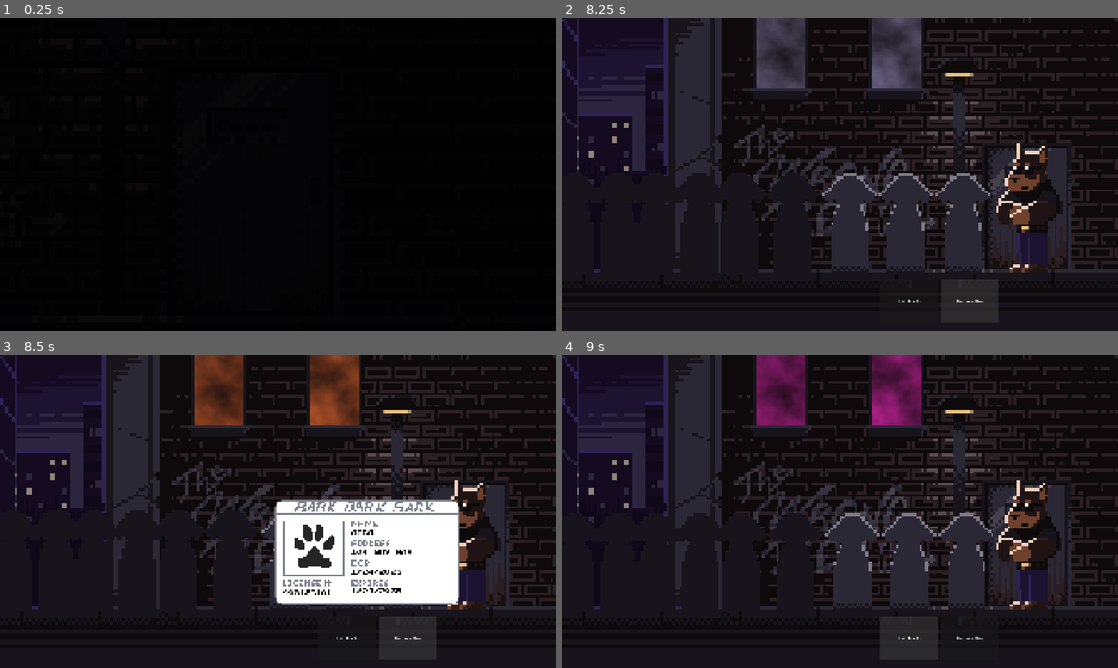
Above: before the commit, frames 1-4 (two rows, left to right).
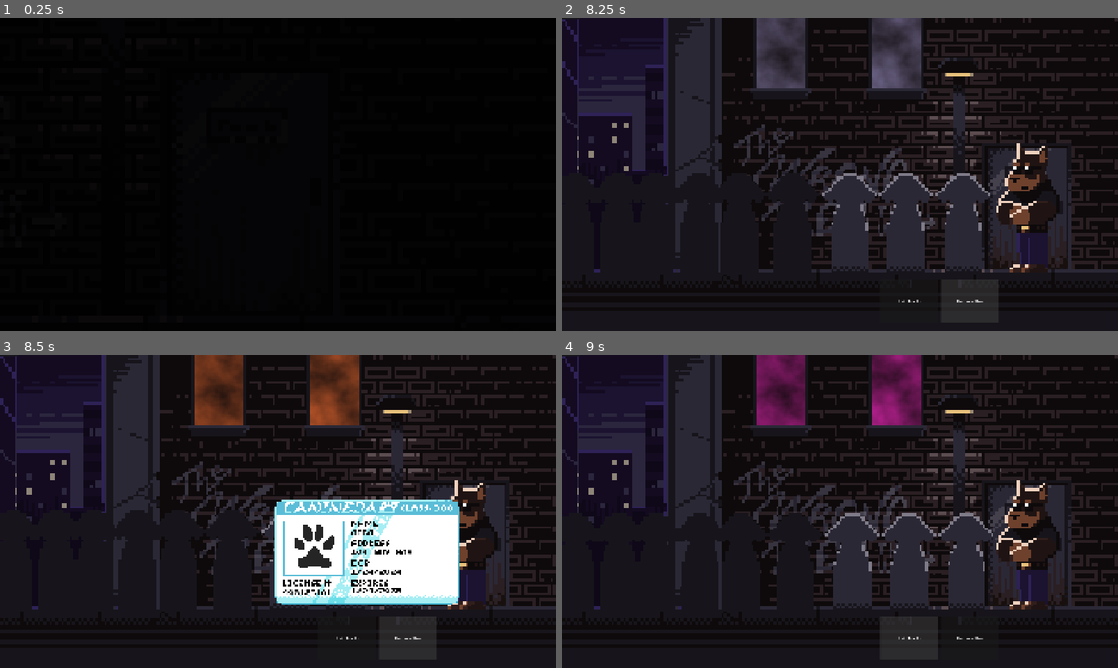
Above: after the commit, the same moments.

Repository: benjamin051000/ruff-night-out
Game: Godot game, scene res://src/core/main.tscn
Same seed, same stepped clock (60 frames per second), same inputs: the game is played once before the commit and once after it.
Inputs (mouse positions are in pixels of both pictures, inside the frame that each line leads up to):
- Up to frame 1 (0.25 s): no input
- Up to frame 2 (8.25 s): tap Enter at 0.5, 2 s; move the mouse to (962, 158) at 0.52 s; click (962, 158) at 0.67 s; tap Space at 1.25 s; move the mouse to (728, 190) at 1.27 s; click (728, 190) at 1.42 s; move the mouse to (895, 105) at 2.02 s; click (895, 105) at 2.17 s; move the mouse to (812, 237) at 2.77 s; click (812, 237) at 2.92 s; move the mouse to (1006, 221) at 3.52 s; click (1006, 221) at 3.67 s; move the mouse to (673, 127) at 4.27 s; click (673, 127) at 4.42 s; move the mouse to (867, 174) at 5.02 s; click (867, 174) at 5.17 s; click "Let 'Em In" at 5.75 s; click "Bounce 'Em" at 6.5 s; click "Let 'Em In" at 7.25 s; click "Bounce 'Em" at 8 s
- Up to frame 3 (8.5 s): no input
- Up to frame 4 (9 s): click "Let 'Em In" at 8.75 s

Frames 1-2 are identical in both runs. In frame 3, 3.5% of the frame differs, in the area x 49-83%, y 46-80%; in frame 4, nothing differs.
Error in both runs: Invalid call. Nonexistent function 'cleanup' in base 'Nil'. (res://src/core/main.gd:108)

Commit message:
ID Mini-Game Update
- added new ID art
- edited values of dog ID ages (hopefully didn't break Lycan's code. I tested it out and it worked with the new changes, though)

Diff:
--- a/src/minigames/id_check.gd
+++ b/src/minigames/id_check.gd
@@ -3,9 +3,9 @@
 var real_dog_names = ["Kumo", "Taro", "Marigold", "Ollie", "Lucky", "Izzy",
 	"Teddy", "Willa", "Otso", "Osho", "Tenor", "Bernie", "Cassie"]
 var fake_dog_names = ["Duke Growlsworth", "Sir Woofington IV",
-	"King Barkthur", "Lady Sniffums", "Barry Borkbottom",
+	"King Barkthur", "Miss Sniffums", "Barry Borkbottom",
 	"Woofred Digsworth", "Bob Barker", "Bowow Boy", "Not A Cat",
-	"Barkley Barkton", "Ima Dog"]
+	"Barkley Barkton", "Im A. Dog"]
 var street_names = ["Ray Way","Cloudy Ct","Maisy Ln","Ollie Blvd",
 		"Rini Rd","Ratface Terr","Gem Dr","Rhyme Pl"]
 var Guest
@@ -39,11 +39,11 @@
 
 func find_year(dogtype):
 	if dogtype == Guest.DogType.REAL:
-		birthday_year = "20" + str(randi_range(17,25))
-		# If real, from past 8 years (2017-2025)
+		birthday_year = "20" + str(randi_range(18,25))
+		# If real, from past 8 years (2018-2025)
 	else:
-		#logic for fake ages, (2000-2016)
-		var endyear = randi_range(0,16)
+		#logic for fake ages, (2000-2010)
+		var endyear = randi_range(0,10)
 		if endyear <= 9:
 			endyear = "0"+ str(endyear)
 		else:
--- a/src/minigames/id_check.tscn
+++ b/src/minigames/id_check.tscn
@@ -1,7 +1,7 @@
 [gd_scene format=3 uid="uid://cp8ahl3obc3ay"]
 
 [ext_resource type="Script" uid="uid://b6eqbq2nb0g1w" path="res://src/minigames/id_check.gd" id="1_tnl2e"]
-[ext_resource type="Texture2D" uid="uid://dorhp8v6ks42x" path="res://assets/placeholder_px_licence.png" id="2_tnl2e"]
+[ext_resource type="Texture2D" uid="uid://boiyfbm1m2a7c" path="res://src/minigames/px_licence.png" id="2_tsa83"]
 [ext_resource type="FontFile" uid="uid://clagne0k6fidx" path="res://assets/PixelEmulator-xq08.ttf" id="3_tsa83"]
 
 [node name="IdCheck" type="Node2D" unique_id=315101865]
@@ -11,7 +11,7 @@
 [node name="Sprite2D" type="Sprite2D" parent="." unique_id=1859393844]
 position = Vector2(61.999992, 10.9999695)
 scale = Vector2(13.57037, 12.235293)
-texture = ExtResource("2_tnl2e")
+texture = ExtResource("2_tsa83")
 metadata/_edit_group_ = true
 
 [node name="Name" type="Label" parent="." unique_id=1043591681]
Binary file added: src/minigames/px_licence.png
Not shown, added: src/minigames/px_licence.png.import
